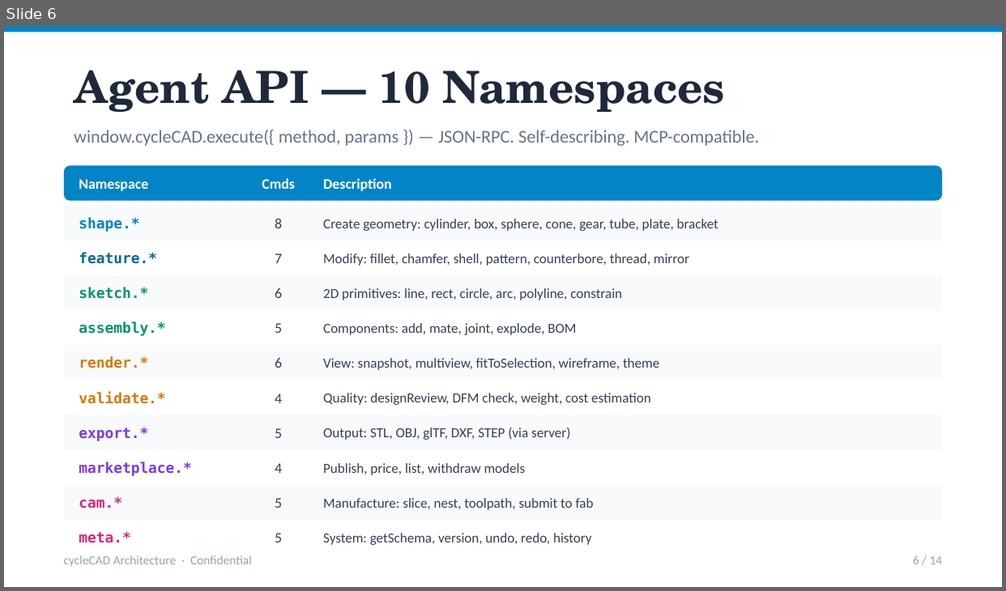
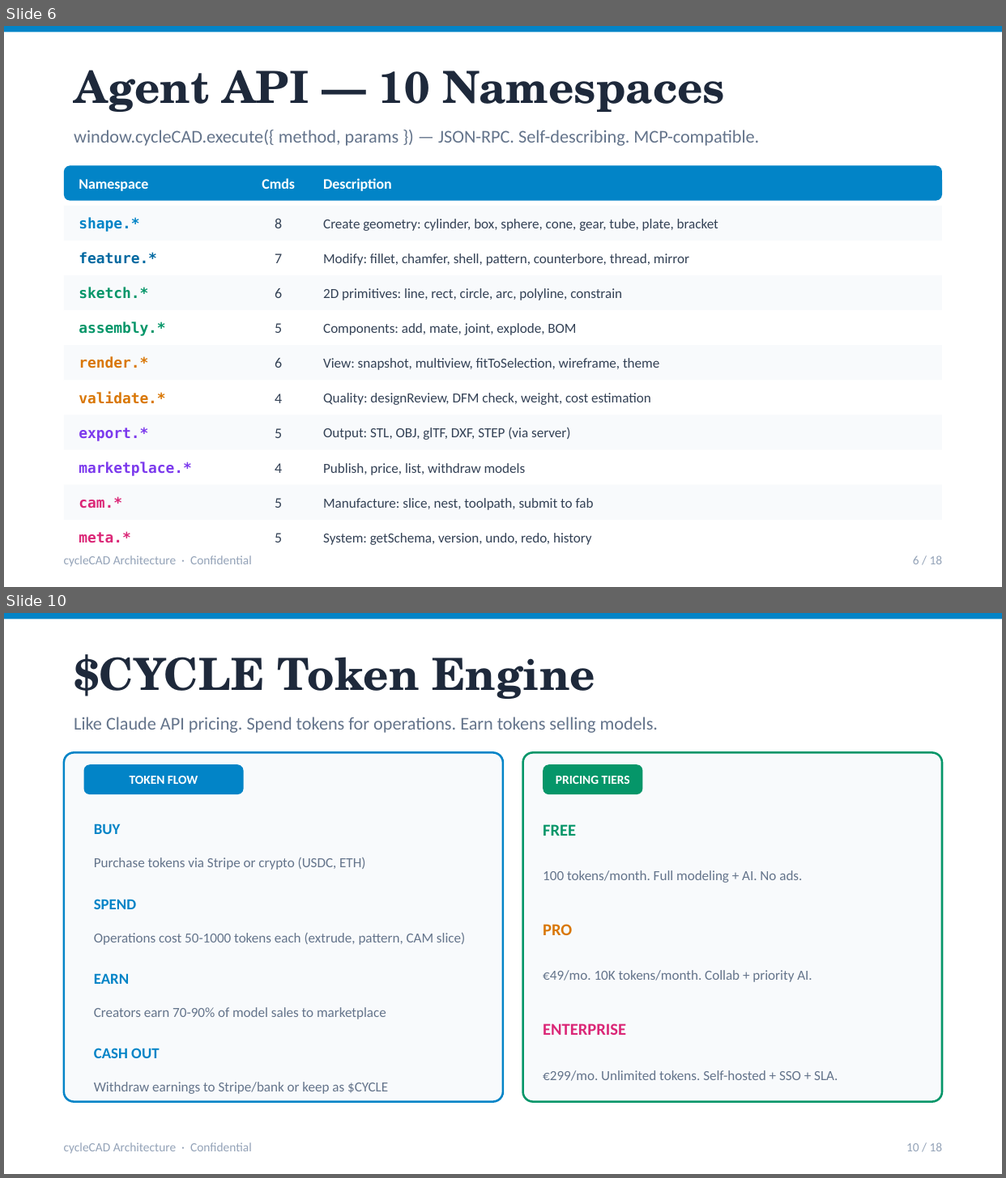
Before and after one commit to vvlars-cmd/cyclecad, a slide deck: cycleCAD-Architecture.pptx. Shown one above the other, each under a label of ours: slide 6 before the commit, slides 6 and 10 after it; the slides between them are not shown. The pictures are 1006x591 and 1006x1178 pixels, drawn with LibreOffice and Linux fonts; fonts in the diff are those of the drawing. Boxes give left, top, right and bottom in pixels: in the first picture for what was removed or moved away, otherwise in the second. Text is boxed around its words. In the diff, an @@ line names an element or a change of style, - is before the commit and + after.

```diff
--- a/cycleCAD-Architecture.pptx
+++ b/cycleCAD-Architecture.pptx
@@ slide 10 added at box(4, 613, 1002, 1174), background #FFFFFF @@
@@ rectangle added at box(4, 613, 1002, 619), fill #0284C7 @@
@@ text added at box(74, 654, 595, 699), 32 pt, text #1E293B, bold @@
+$CYCLE Token Engine
@@ text added at box(74, 717, 658, 733), 13 pt, text #64748B @@
+Like Claude API pricing. Spend tokens for operations. Earn tokens selling models.
@@ rounded rectangle added at box(64, 752, 503, 1102), fill #F8FAFC, outline #0284C7 1.5 pt @@
@@ rounded rectangle added at box(523, 752, 942, 1102), fill #F8FAFC, outline #059669 1.5 pt @@
@@ rounded rectangle added at box(84, 764, 244, 794), fill #0284C7 @@
@@ text added at box(130, 776, 198, 784), 9 pt, text #FFFFFF, bold @@
+TOKEN FLOW
@@ rounded rectangle added at box(543, 764, 642, 794), fill #059669 @@
@@ text added at box(556, 776, 630, 784), 9 pt, text #FFFFFF, bold @@
+PRICING TIERS
@@ text added at box(94, 824, 121, 834), 11 pt, text #0284C7, bold @@
+BUY
@@ text added at box(543, 824, 576, 836), 12 pt, text #059669, bold @@
+FREE
@@ text added at box(94, 858, 365, 870), 10 pt, text #64748B @@
+Purchase tokens via Stripe or crypto (USDC, ETH)
@@ text added at box(543, 871, 802, 883), 10 pt, text #64748B @@
+100 tokens/month. Full modeling + AI. No ads.
@@ text added at box(94, 899, 136, 909), 11 pt, text #0284C7, bold @@
+SPEND
@@ text added at box(543, 924, 572, 935), 12 pt, text #D97706, bold @@
+PRO
@@ text added at box(94, 932, 465, 945), 10 pt, text #64748B @@
+Operations cost 50-1000 tokens each (extrude, pattern, CAM slice)
@@ text added at box(94, 973, 129, 984), 11 pt, text #0284C7, bold @@
+EARN
@@ text added at box(543, 970, 812, 982), 10 pt, text #64748B @@
+€49/mo. 10K tokens/month. Collab + priority AI.
@@ text added at box(94, 1007, 386, 1020), 10 pt, text #64748B @@
+Creators earn 70-90% of model sales to marketplace
@@ text added at box(543, 1024, 626, 1035), 12 pt, text #DB2777, bold @@
+ENTERPRISE
@@ text added at box(94, 1048, 159, 1059), 11 pt, text #0284C7, bold @@
+CASH OUT
@@ text added at box(543, 1071, 837, 1081), 10 pt, text #64748B @@
+€299/mo. Unlimited tokens. Self-hosted + SSO + SLA.
@@ text added at box(94, 1082, 388, 1094), 10 pt, text #64748B @@
+Withdraw earnings to Stripe/bank or keep as $CYCLE
@@ text added at box(64, 1143, 252, 1154), 9 pt, text #94A3B8 @@
+cycleCAD Architecture · Confidential
@@ text added at box(906, 1143, 943, 1152), 9 pt, text #94A3B8 @@
+10 / 18
@@ slide 6 changed as well @@
@@ text at box(913, 556, 943, 565): text changed @@
-6 / 14
+6 / 18
```
Also in this commit, not shown: 4 other slides changed, 12 other slides added, 9 slides removed, 14 other files.
